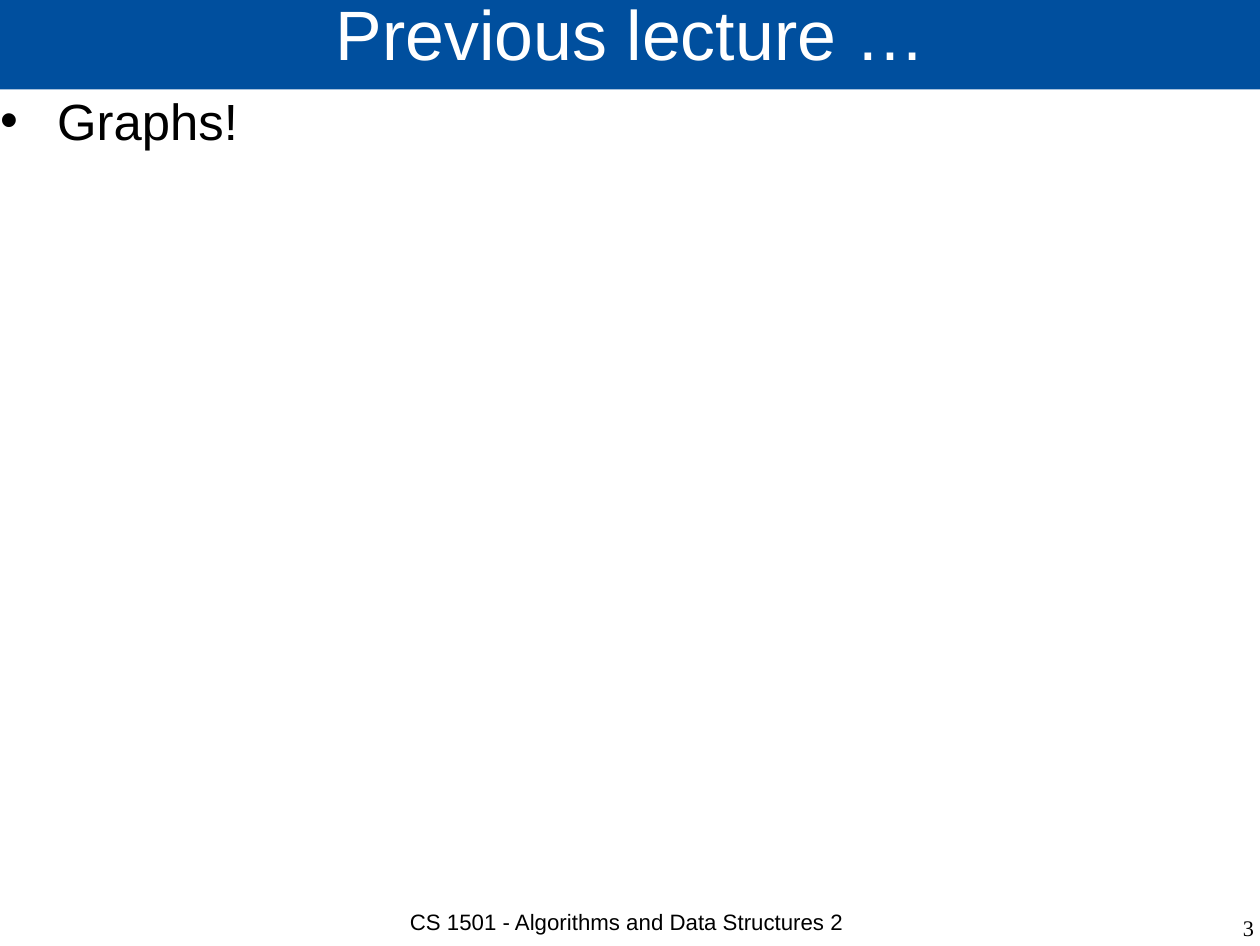
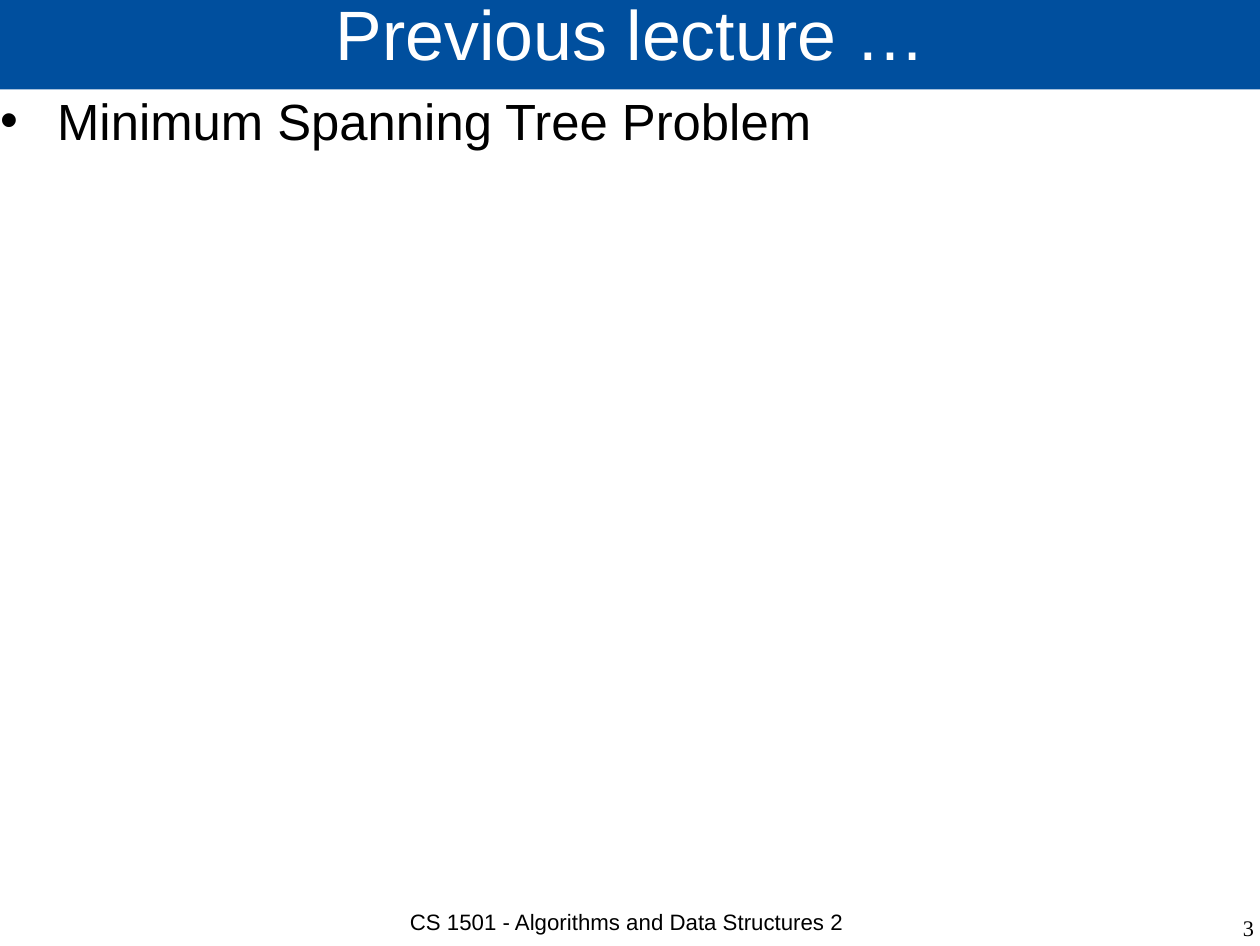
Before and after one commit to cs1501-2224/handouts, a slide deck: slide 3 of DraftSlides/Lecture16.pptx. Drawn at 1260x946 pixels with LibreOffice and Linux fonts; fonts in the diff are those of the drawing. Boxes give left, top, right and bottom in pixels: in the first picture for what was removed or moved away, otherwise in the second. Text is boxed around its words. In the diff, an @@ line names an element or a change of style, - is before the commit and + after.

```diff
--- a/DraftSlides/Lecture16.pptx
+++ b/DraftSlides/Lecture16.pptx
@@ text at box(57, 103, 811, 150): text changed @@
-• Graphs!
+• Minimum Spanning Tree Problem
```
Also in this commit, not shown: 5 other slides changed, 12 slides added, 1 other file.
